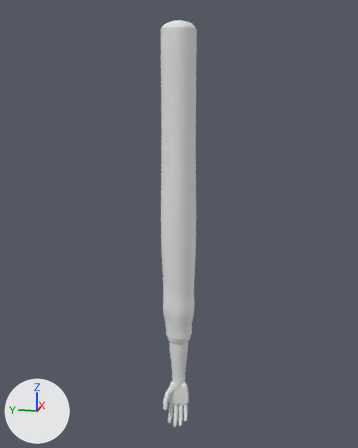
One commit to the glTF model assets/models/player_arm.glb: the scene before it, then after it.
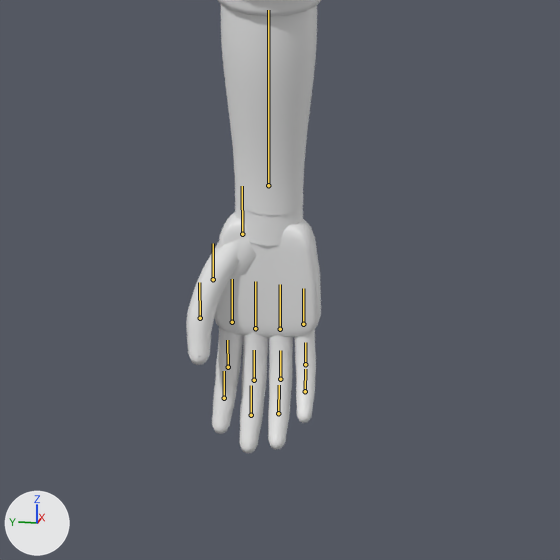
Each version appears first whole from a 50 mm camera at (-1.607, -0.322, 0.706) aimed at (0.015, 0.002, 0.301), and next in a close-up on the part from 36% to 66% of the width and 76% to 100% of the height. Arrows for +X, +Y and +Z are at lower left; the lights stay in place. The older version's two pictures come first. The bones that change, and the others that lie on the model, are drawn over the model as lines in the close-ups.

Objects in the first close-up: 'player_arm_body'.
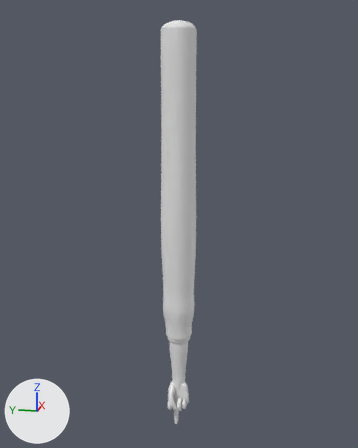
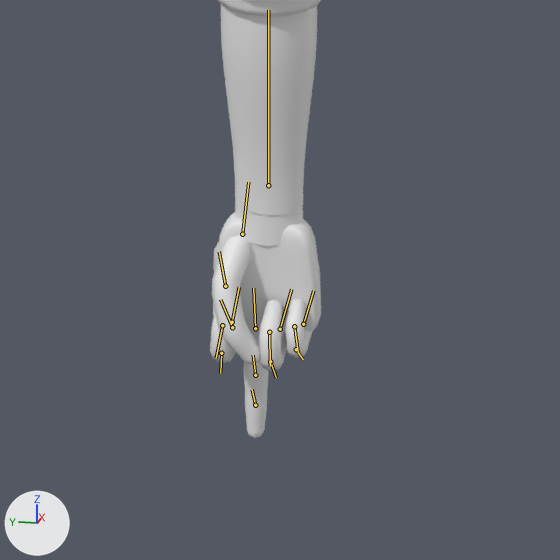
The newer file adds an action. The first version stands in its rest pose; the second is drawn at frame 0 of the action 'flip'.

Boxes (x1, y1, x2, y2) around the edits, measured in the close-ups (560 x 560 px):
'player_arm_body', posed: before (186, 0, 321, 453); after (210, 0, 321, 438)
bone 'index1.R', root to tip: before (232, 322) to (232, 279); after (232, 322) to (239, 287)
bone 'index2.R', root to tip: before (228, 367) to (227, 340); after (221, 353) to (220, 373)
bone 'index3.R', root to tip: before (224, 398) to (224, 371); after (222, 325) to (216, 358)
bone 'middle1.R', root to tip: before (255, 328) to (255, 281); after (255, 328) to (253, 288)
bone 'middle2.R', root to tip: before (254, 380) to (254, 350); after (255, 375) to (253, 355)
bone 'ring1.R', root to tip: before (280, 329) to (280, 284); after (280, 329) to (291, 289)
bone 'ring2.R', root to tip: before (280, 379) to (280, 350); after (270, 361) to (276, 377)
bone 'ring3.R', root to tip: before (278, 413) to (279, 385); after (269, 332) to (270, 366)
bone 'little1.R', root to tip: before (303, 324) to (303, 288); after (303, 324) to (313, 290)
bone 'little2.R', root to tip: before (305, 364) to (305, 342); after (296, 349) to (303, 359)
bone 'little3.R', root to tip: before (305, 391) to (305, 369); after (294, 326) to (298, 352)
bone 'thumb1.R', root to tip: before (242, 234) to (242, 186); after (242, 234) to (248, 182)
bone 'thumb2.R', root to tip: before (213, 279) to (213, 243); after (225, 286) to (219, 251)
bone 'thumb3.R', root to tip: before (200, 318) to (199, 282); after (232, 327) to (220, 299)

Edits to the bpy script that builds the scene:
```text
Change bone_index1_r:
    where bone_index1_r = bpy.data.objects['player_arm'].pose.bones['index1.R']  # child of 'hand.R'
    bone_index1_r.rotation_quaternion: (1.0, 0.0, 0.0, 0.0) -> (0.771, -0.012, 0.032, -0.636)  # degrees (0, 0, 0) -> degrees (-3, 2, -79)
Change bone_index2_r:
    where bone_index2_r = bpy.data.objects['player_arm'].pose.bones['index2.R']  # child of 'index1.R'
    bone_index2_r.rotation_quaternion: (1.0, 0.0, 0.0, 0.0) -> (0.748, 0.0, 0.044, -0.662)  # degrees (0, 0, 0) -> degrees (-3, 4, -83)
Change bone_index3_r:
    where bone_index3_r = bpy.data.objects['player_arm'].pose.bones['index3.R']  # child of 'index2.R'
    bone_index3_r.rotation_quaternion: (1.0, 0.0, 0.0, 0.0) -> (0.894, 0.0, 0.029, -0.447)  # degrees (0, 0, 0) -> degrees (-2, 3, -53)
Change bone_middle1_r:
    where bone_middle1_r = bpy.data.objects['player_arm'].pose.bones['middle1.R']  # child of 'hand.R'
    bone_middle1_r.rotation_quaternion: (1.0, 0.0, 0.0, 0.0) -> (0.996, 0.0, 0.0, 0.09)  # degrees (0, 0, 0) -> degrees (0, 0, 10)
Change bone_middle2_r:
    where bone_middle2_r = bpy.data.objects['player_arm'].pose.bones['middle2.R']  # child of 'middle1.R'
    bone_middle2_r.rotation_quaternion: (1.0, 0.0, 0.0, 0.0) -> (0.995, 0.0, 0.0, 0.103)  # degrees (0, 0, 0) -> degrees (0, 0, 12)
Change bone_ring1_r:
    where bone_ring1_r = bpy.data.objects['player_arm'].pose.bones['ring1.R']  # child of 'hand.R'
    bone_ring1_r.rotation_quaternion: (1.0, 0.0, 0.0, 0.0) -> (0.808, 0.009, -0.024, -0.589)  # degrees (0, 0, 0) -> degrees (2, -2, -72)
Change bone_ring2_r:
    where bone_ring2_r = bpy.data.objects['player_arm'].pose.bones['ring2.R']  # child of 'ring1.R'
    bone_ring2_r.rotation_quaternion: (1.0, 0.0, 0.0, 0.0) -> (0.772, 0.0, -0.034, -0.635)  # degrees (0, 0, 0) -> degrees (2, -3, -79)
Change bone_ring3_r:
    where bone_ring3_r = bpy.data.objects['player_arm'].pose.bones['ring3.R']  # child of 'ring2.R'
    bone_ring3_r.rotation_quaternion: (1.0, 0.0, 0.0, 0.0) -> (0.909, 0.0, -0.022, -0.415)  # degrees (0, 0, 0) -> degrees (1, -2, -49)
Change bone_little1_r:
    where bone_little1_r = bpy.data.objects['player_arm'].pose.bones['little1.R']  # child of 'hand.R'
    bone_little1_r.rotation_quaternion: (1.0, 0.0, 0.0, 0.0) -> (0.825, 0.02, -0.053, -0.562)  # degrees (0, 0, 0) -> degrees (5, -4, -69)
Change bone_little2_r:
    where bone_little2_r = bpy.data.objects['player_arm'].pose.bones['little2.R']  # child of 'little1.R'
    bone_little2_r.rotation_quaternion: (1.0, 0.0, 0.0, 0.0) -> (0.783, 0.0, -0.074, -0.617)  # degrees (0, 0, 0) -> degrees (5, -7, -77)
Change bone_little3_r:
    where bone_little3_r = bpy.data.objects['player_arm'].pose.bones['little3.R']  # child of 'little2.R'
    bone_little3_r.rotation_quaternion: (1.0, 0.0, 0.0, 0.0) -> (0.917, 0.0, -0.047, -0.397)  # degrees (0, 0, 0) -> degrees (2, -5, -47)
Change bone_thumb1_r:
    where bone_thumb1_r = bpy.data.objects['player_arm'].pose.bones['thumb1.R']  # child of 'hand.R'
    bone_thumb1_r.rotation_quaternion: (1.0, 0.0, 0.0, 0.0) -> (0.918, 0.079, 0.379, -0.088)  # degrees (0, 0, 0) -> degrees (6, 45, -8)
Change bone_thumb2_r:
    where bone_thumb2_r = bpy.data.objects['player_arm'].pose.bones['thumb2.R']  # child of 'thumb1.R'
    bone_thumb2_r.rotation_quaternion: (1.0, 0.0, 0.0, 0.0) -> (0.98, -0.186, 0.067, 0.02)  # degrees (0, 0, 0) -> degrees (-21, 8, 1)
Change bone_thumb3_r:
    where bone_thumb3_r = bpy.data.objects['player_arm'].pose.bones['thumb3.R']  # child of 'thumb2.R'
    bone_thumb3_r.rotation_quaternion: (1.0, 0.0, 0.0, 0.0) -> (0.992, -0.117, 0.042, 0.013)  # degrees (0, 0, 0) -> degrees (-13, 5, 1)
```
